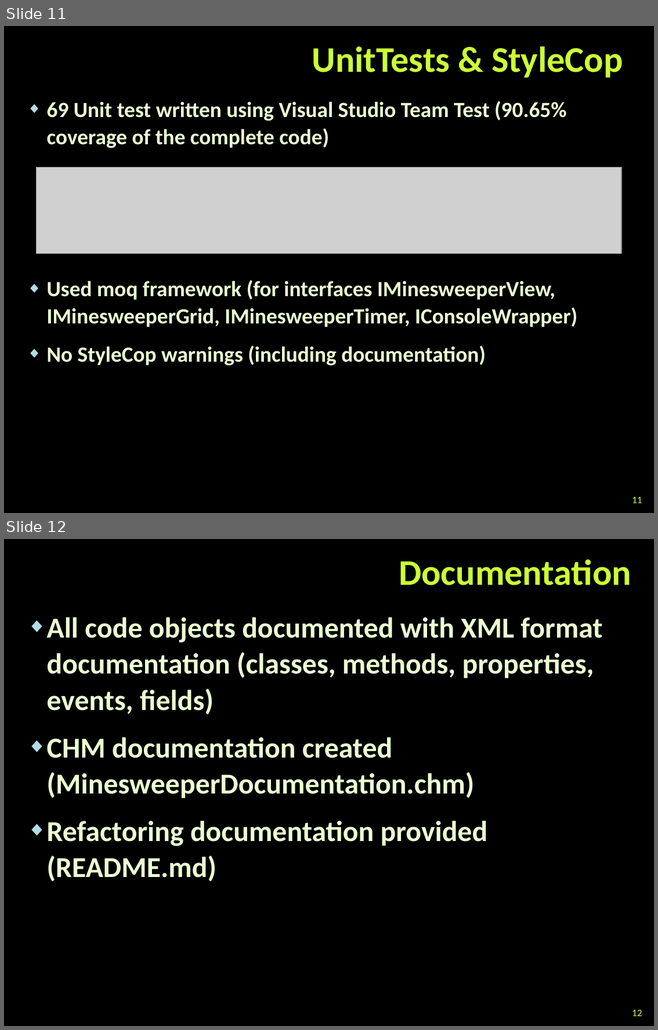
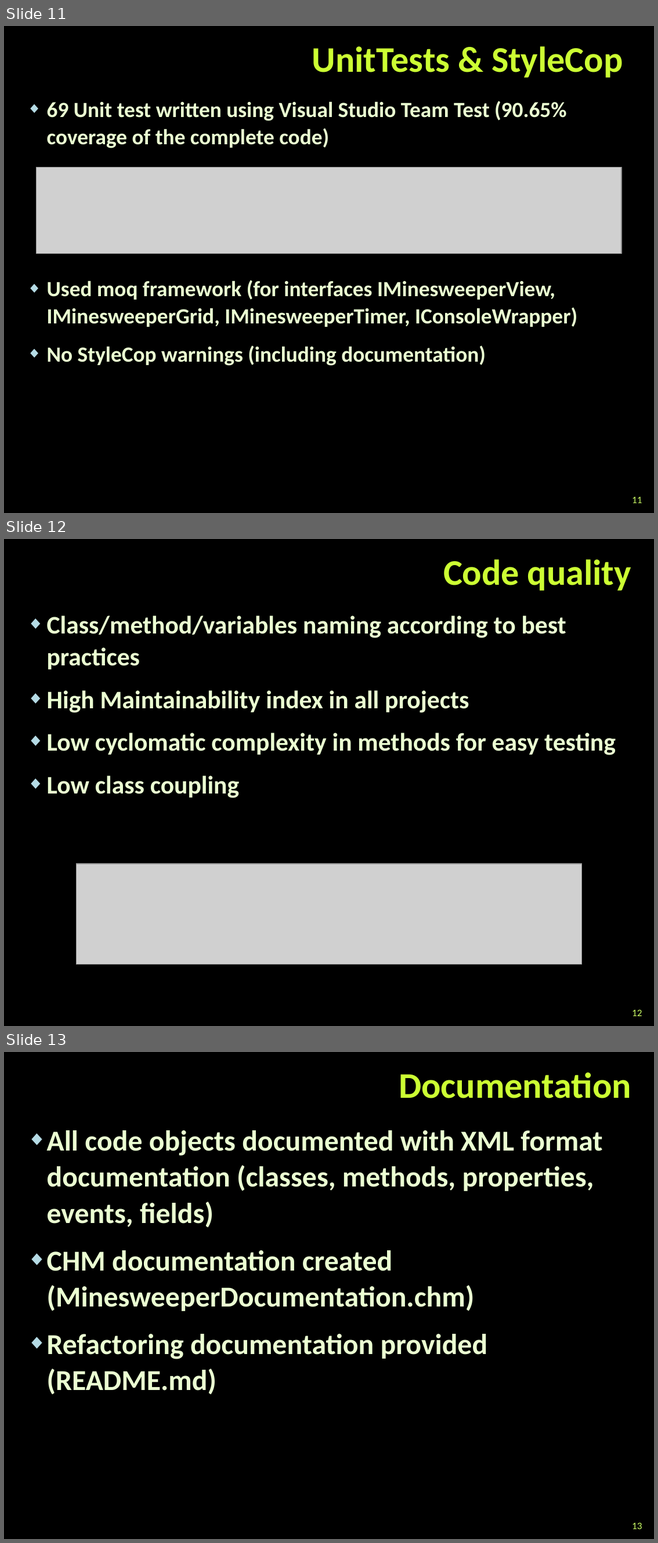
Before and after one commit to Minesweeper-6-Team-Project-Telerik/Minesweeper-6, a slide deck: docs/Minesweeper-6-Team-Project.pptx. Shown one above the other, each under a label of ours: slides 11 and 12 before the commit, slides 11, 12 and 13 after it. The pictures are 658x1030 and 658x1543 pixels, drawn with LibreOffice and Linux fonts; fonts in the diff are those of the drawing; grey boxes stand for pictures; background and template pictures are left out. Boxes give left, top, right and bottom in pixels: in the first picture for what was removed or moved away, otherwise in the second. Text is boxed around its words. In the diff, an @@ line names an element or a change of style, - is before the commit and + after.

```diff
--- a/docs/Minesweeper-6-Team-Project.pptx
+++ b/docs/Minesweeper-6-Team-Project.pptx
@@ slide 12 added at [4, 539, 654, 1026], background picture (left out) @@
@@ title added at [443, 559, 631, 591], 40 pt, text #CCFF33, bold @@
+Code quality
@@ text added at [47, 616, 615, 798], 28 pt, text #EBFFD2, bold @@
+◆ Class/method/variables naming according to best practices
+◆ High Maintainability index in all projects
+◆ Low cyclomatic complexity in methods for easy testing
+◆ Low class coupling
@@ picture added at [76, 864, 582, 965] @@
@@ page number added at [632, 1010, 641, 1016], 11 pt, text #CCFF66 @@
+12
@@ what was slide 12 is now slide 13 @@
@@ page number at [632, 1523, 641, 1529]: text changed @@
-12
+13
```
Also in this commit, not shown: 1 slide changed.
